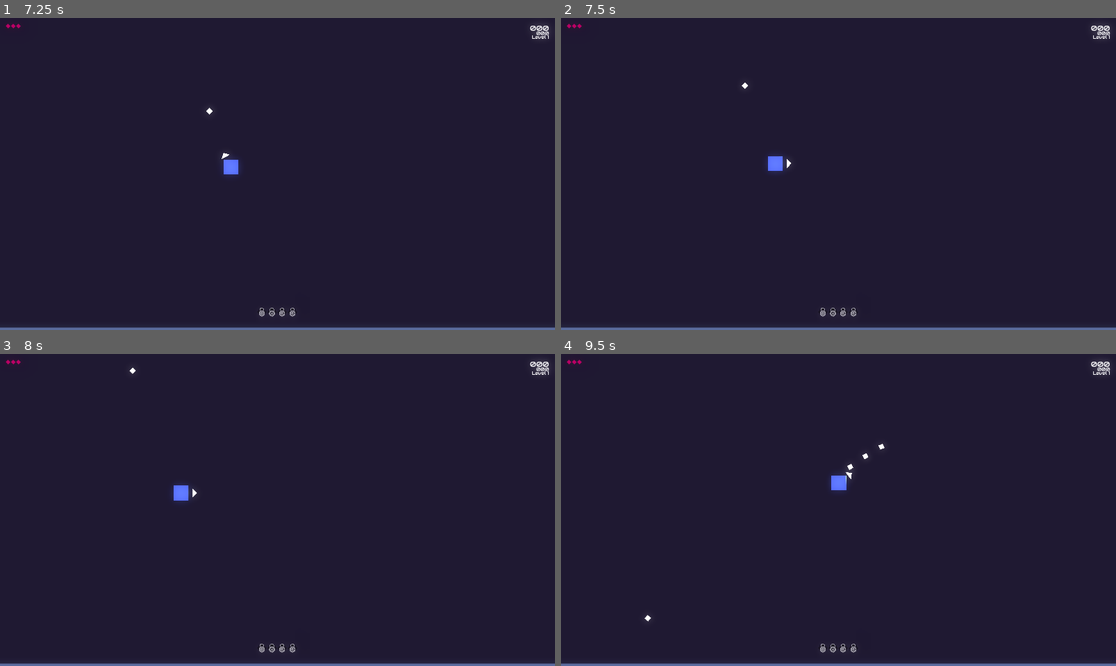
Above: before the commit, frames 1-4 (two rows, left to right).
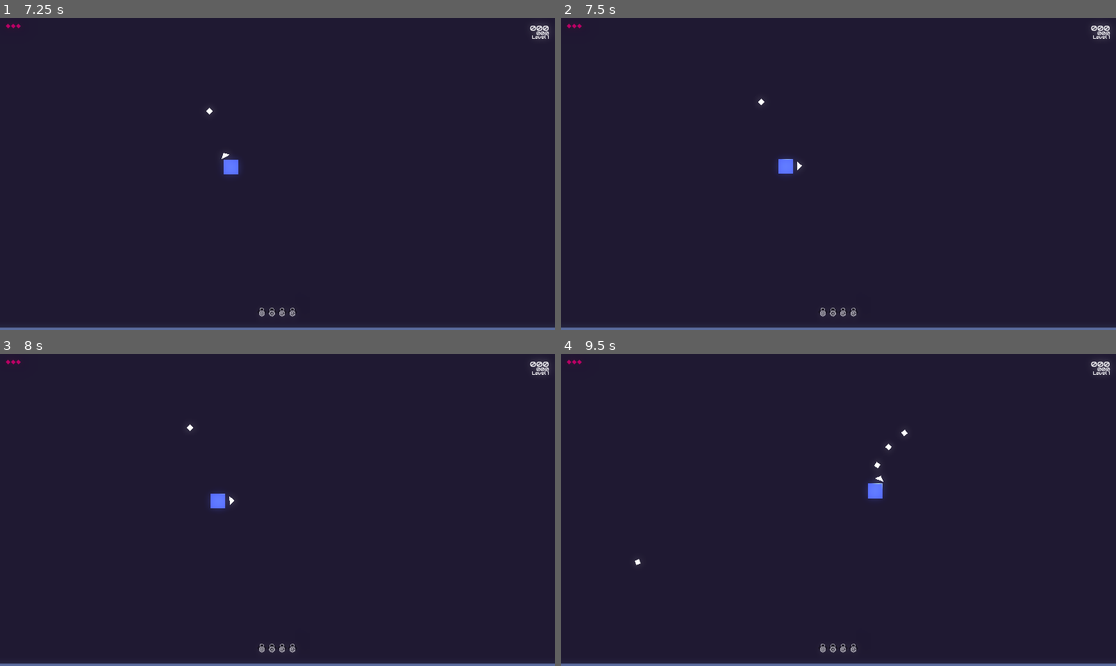
Above: after the commit, the same moments.

Repository: matheusmondenez/my-first-platform-game
Game: Godot game, scene res://wave_shooter/ui/main_menu.tscn
Same seed, same stepped clock (60 frames per second), same inputs: the game is played once before the commit and once after it.
Inputs (mouse positions are in pixels of both pictures, inside the frame that each line leads up to):
- Up to frame 1 (7.25 s): click "START" at 0.5 s; tap Enter at 1.25, 4.25, 6.5 s; move the mouse to (399, 158) at 1.27 s; hold Space (dash) 1.28-2.03 s; hold D (right) 1.28-2.78 s; tap W (up) at 1.52, 1.82, 2.27, 2.3, 2.57, 2.85, 3.77, 4.07, 4.52, 4.55, 4.82, 5.27, 5.57, 6.77, 6.8, 7.07 s; click (399, 158) at 1.55 s; move the mouse to (166, 189) at 2.02 s; click (166, 189) at 2.1 s; move the mouse to (333, 105) at 2.77 s; hold A (left) 2.78-3.53 s; hold Space (dash) 2.78-3.53 s; move the mouse to (249, 236) at 3.52 s; hold D (right) 3.53-5.03 s; tap Space (dash) at 3.6, 5, 5.3 s; click (249, 236) at 3.8 s; move the mouse to (444, 220) at 4.27 s; press the mouse at (444, 220) at 4.28 s; move the mouse to (111, 127) at 5.02 s; release the mouse at (111, 127) at 5.03 s; hold A (left) 5.03-5.78 s; tap Tab (toggle_auto_shot) at 5.1 s; move the mouse to (305, 174) at 5.77 s; hold D (right) 5.78-6.53 s; hold Space (dash) 5.78-6.53 s; click (305, 174) at 6.05 s; move the mouse to (194, 96) at 6.52 s; hold A (left) from 6.53 s (still down); click (194, 96) at 6.6 s
- Up to frame 2 (7.5 s): keep holding A (left); move the mouse to (960, 158) at 7.27 s; hold Space (dash) from 7.28 s (still down); tap W (up) at 7.35 s
- Up to frame 3 (8 s): keep holding A (left); keep holding Space (dash); tap W (up) at 7.52, 7.82 s
- Up to frame 4 (9.5 s): move the mouse to (727, 525) at 8.02 s; release A (left) at 8.03 s; release Space (dash) at 8.03 s; hold D (right) from 8.03 s (still down); tap Space (dash) at 8.1 s; tap W (up) at 8.27, 8.57, 9.05 s; click (727, 525) at 8.3 s; move the mouse to (894, 441) at 8.77 s; press the mouse at (894, 441) at 8.78 s

Frame 1 is identical in both runs. In frame 2, 0.3% of the frame differs, in the area x 32-44%, y 20-51%; in frame 3, 0.4%; in frame 4, 0.5%, in the area x 13-63%, y 24-86%.

Commit message:
improves dash sequence power with slow motion and damage

Diff:
--- a/wave_shooter/entities/enemies/enemy.gd
+++ b/wave_shooter/entities/enemies/enemy.gd
@@ -70,6 +70,10 @@
 		if not shot.pierce:
 			area.get_parent().queue_free()
 	if area.is_in_group("skill"):
+		print("SKILL")
 		var skill = area.get_parent()
-		take_damage(skill.props.power)
+		if skill is CharacterBody2D: # Provisório
+			take_damage(10)
+		else:
+			take_damage(skill.props.power)
 #endregion
--- a/wave_shooter/entities/player/player.gd
+++ b/wave_shooter/entities/player/player.gd
@@ -170,8 +170,10 @@
 func _input(event: InputEvent) -> void:
 	if event.is_action_pressed("dash"):
 		preparing = true
+		Engine.time_scale = 0.2
 	if event.is_action_released("dash"):
 		preparing = false
+		Engine.time_scale = 1
 		if counter == 3:
 			teste()
 	if preparing and event is InputEventMouseButton:
@@ -206,8 +208,9 @@
 		area.get_parent().pull()
 
 func teste():
-	await get_tree().create_timer(1).timeout
 	$Trail.visible = true
+	$Hurtbox.monitoring = false
+	$Hitbox.monitorable = true
 	create_tween().tween_property(self, "global_position", coordinates[0], 0.2)
 	await get_tree().create_timer(0.3).timeout
 	create_tween().tween_property(self, "global_position", coordinates[1], 0.2)
@@ -215,5 +218,7 @@
 	create_tween().tween_property(self, "global_position", coordinates[2], 0.2)
 	await get_tree().create_timer(0.3).timeout
 	$Trail.visible = false
+	$Hurtbox.monitoring = true
+	$Hitbox.monitorable = false
 	counter = 0
 	coordinates.clear()
--- a/wave_shooter/entities/player/player.tscn
+++ b/wave_shooter/entities/player/player.tscn
@@ -27,6 +27,9 @@
 shader_parameter/shake_speed = 5.0
 shader_parameter/shake_block_size = 30.5
 shader_parameter/shake_color_rate = 0.01
+
+[sub_resource type="RectangleShape2D" id="RectangleShape2D_fueyu"]
+size = Vector2(64, 64)
 
 [node name="Player" type="CharacterBody2D" groups=["player"]]
 light_mask = 0
@@ -104,6 +107,14 @@
 [node name="ShotLoader" type="Timer" parent="."]
 one_shot = true
 
+[node name="Hitbox" type="Area2D" parent="." groups=["skill"]]
+collision_layer = 16
+collision_mask = 2
+monitorable = false
+
+[node name="Shape" type="CollisionShape2D" parent="Hitbox"]
+shape = SubResource("RectangleShape2D_fueyu")
+
 [connection signal="body_entered" from="Hurtbox" to="." method="_on_hurtbox_body_entered"]
 [connection signal="area_entered" from="Collector" to="." method="_on_collector_area_entered"]
 [connection signal="timeout" from="ShotInterval" to="." method="_on_shot_interval_timeout"]
Not shown: 1 places in wave_shooter/entities/player/player.tscn that only renumber resources
